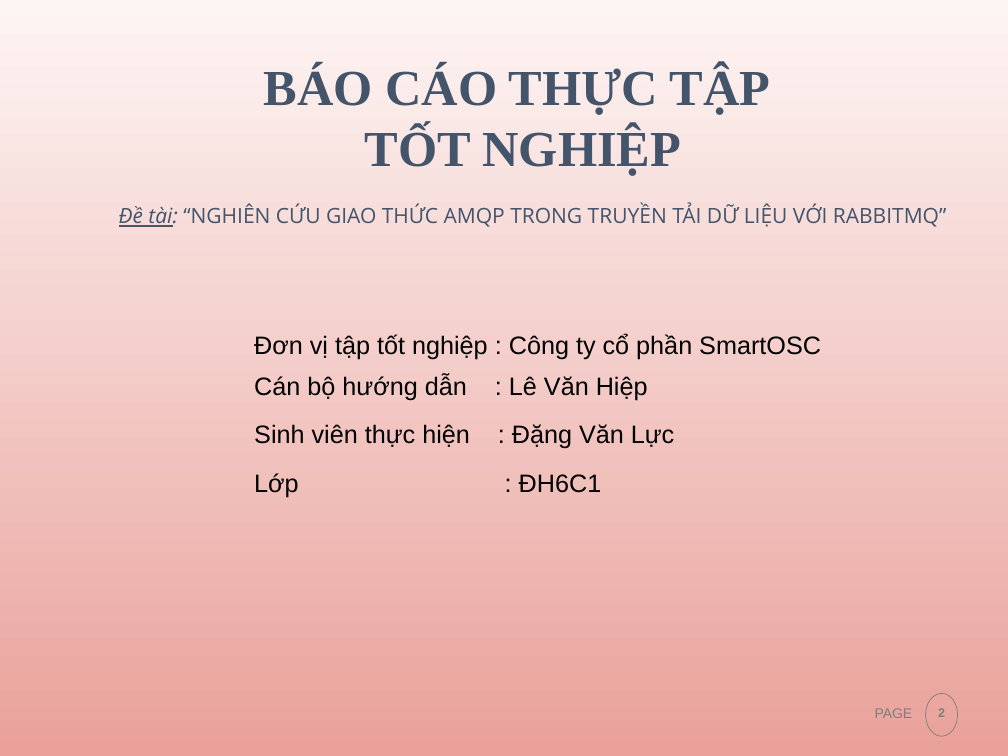
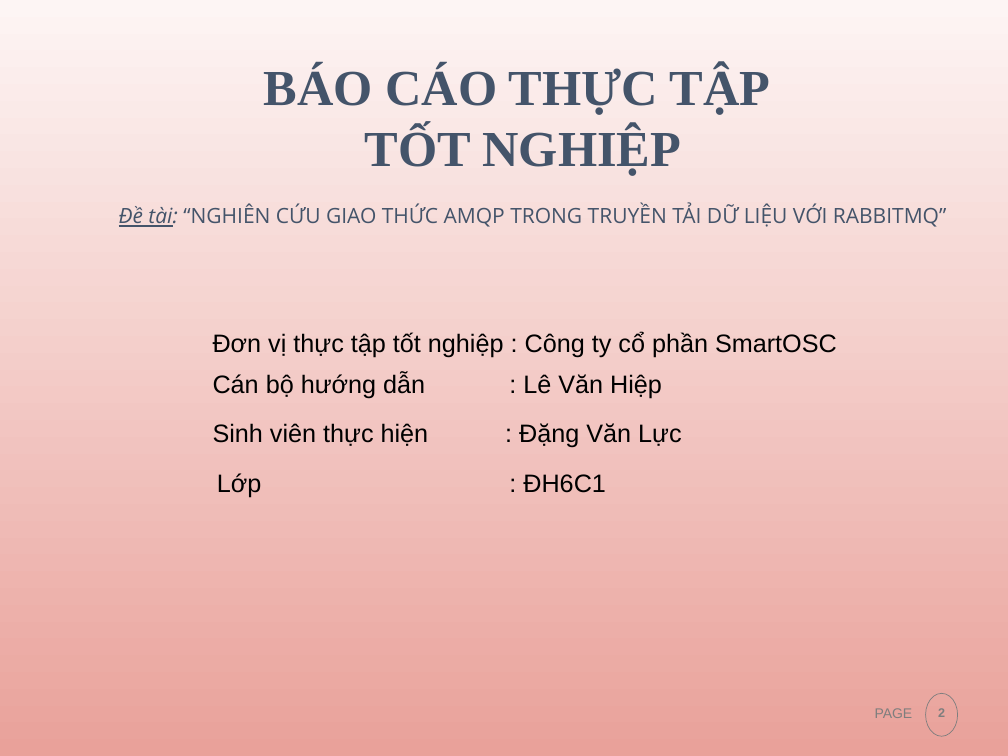
Before and after one commit to noname9xndz/RabbitMQBasic, a slide deck: slide 2 of intern/bao cao.ppt. Drawn at 1008x756 pixels with LibreOffice and Linux fonts; fonts in the diff are those of the drawing. Boxes give left, top, right and bottom in pixels: in the first picture for what was removed or moved away, otherwise in the second. Text is boxed around its words. In the diff, an @@ line names an element or a change of style, - is before the commit and + after.

```diff
--- a/intern/bao cao.ppt
+++ b/intern/bao cao.ppt
@@ text at (213,332,837,358): text changed @@
-Đơn vị tập tốt nghiệp : Công ty cổ phần SmartOSC
+Đơn vị thực tập tốt nghiệp : Công ty cổ phần SmartOSC
@@ text "Cán bộ hướng dẫn : ..." rewrapped from (254,374,648,400) to (213,372,662,398) @@
@@ text "Sinh viên thực hiện : ..." rewrapped from (254,424,674,449) to (213,423,681,448) @@
@@ text "Lớp : ĐH6C1" rewrapped from (254,473,602,498) to (217,473,606,498) @@
```
Also in this commit, not shown: 1 other slide changed, 5 other files.
